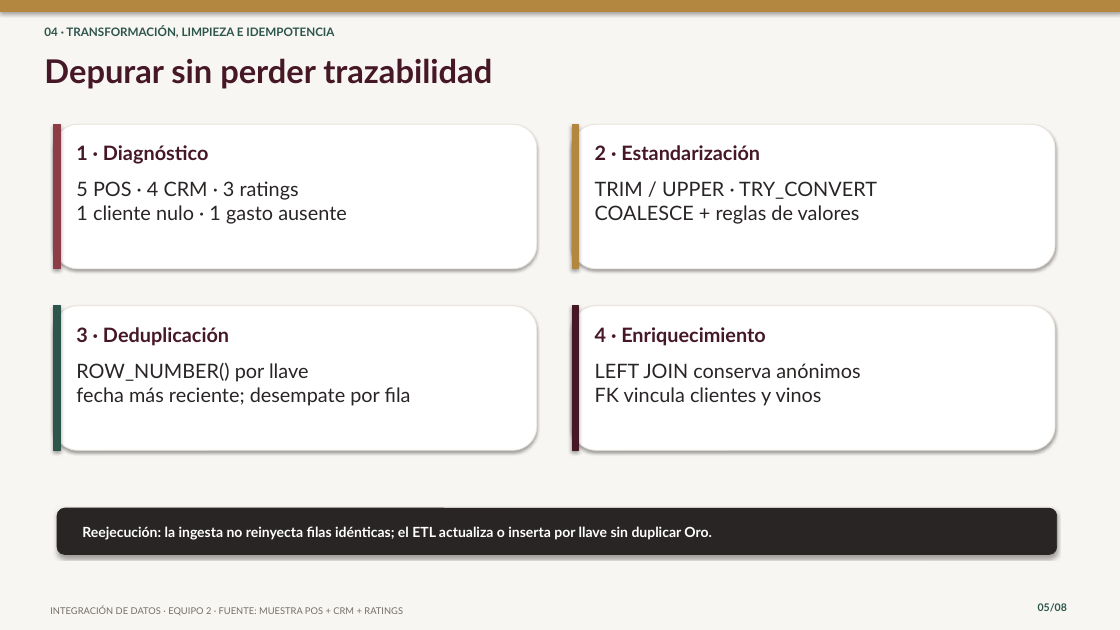
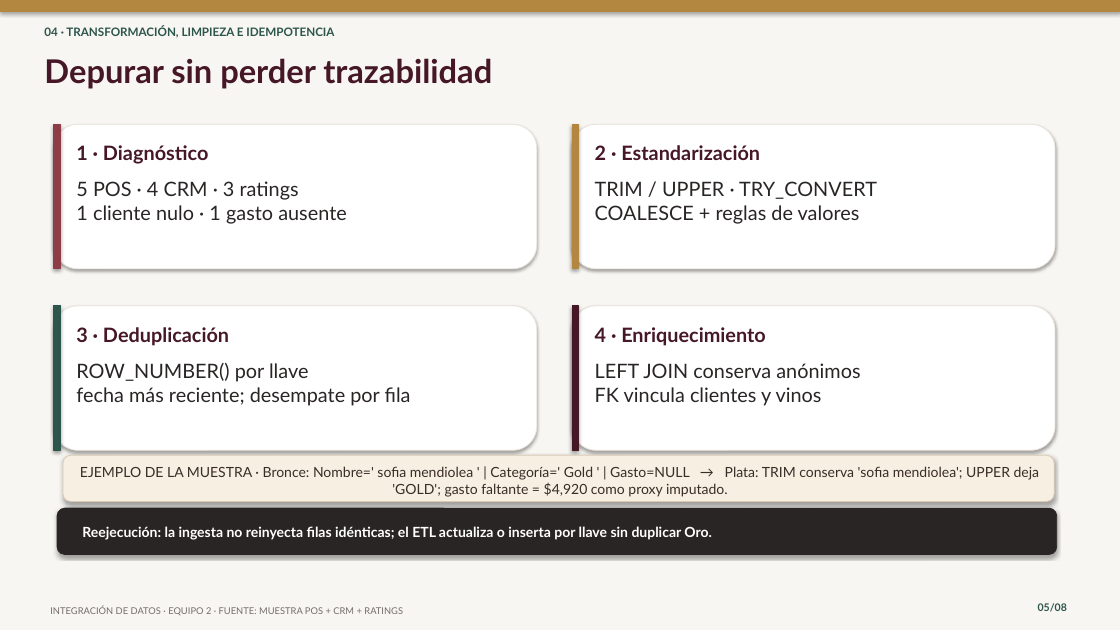
Before and after one commit to checheag22/integracion-datos-equipo-2, a slide deck: slide 5 of docs/presentacion-final-equipo-2.pptx. Drawn at 1120x630 pixels with LibreOffice and Linux fonts; fonts in the diff are those of the drawing. Boxes give left, top, right and bottom in pixels: in the first picture for what was removed or moved away, otherwise in the second. Text is boxed around its words. In the diff, an @@ line names an element or a change of style, - is before the commit and + after.

Commit message:
Mejora presentación final con portada visual y ejemplo ETL

```diff
--- a/docs/presentacion-final-equipo-2.pptx
+++ b/docs/presentacion-final-equipo-2.pptx
@@ rounded rectangle added at [63,455,1054,502], fill #F7EFE2, outline #DBCBB5 0.75 pt, 12 pt, text #3A2C26 @@
+EJEMPLO DE LA MUESTRA · Bronce: Nombre=' sofia mendiolea ' | Categoría=' Gold ' | Gasto=NULL → Plata: TRIM conserva 'sofia mendiolea'; UPPER deja 'GOLD'; gasto faltante = $4,920 como proxy imputado.
```
Also in this commit, not shown: 2 other slides changed, 5 other files.
